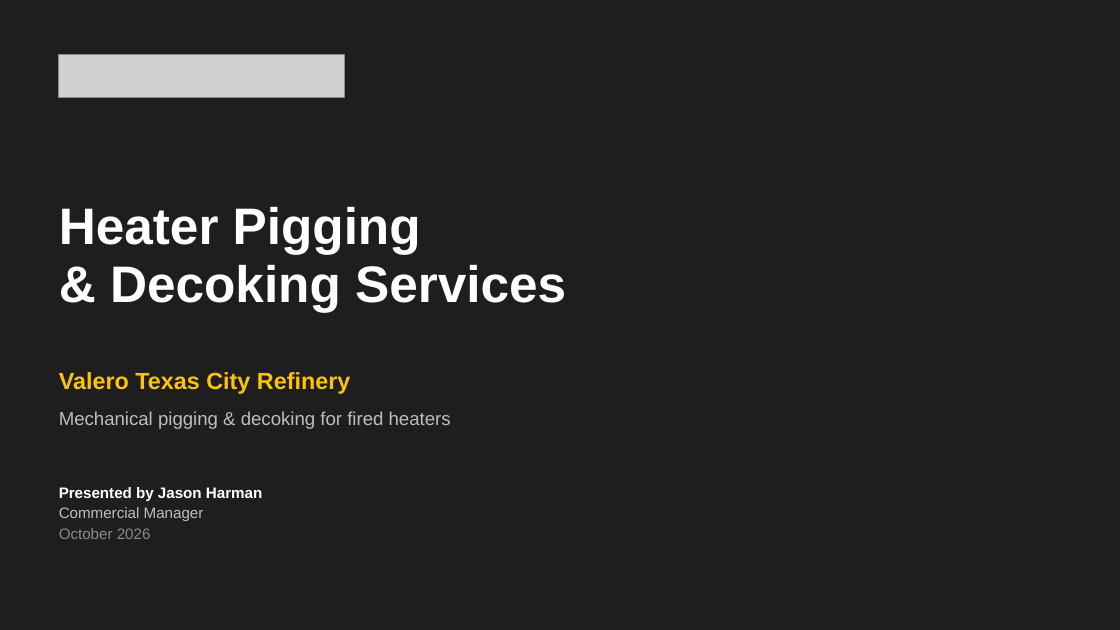
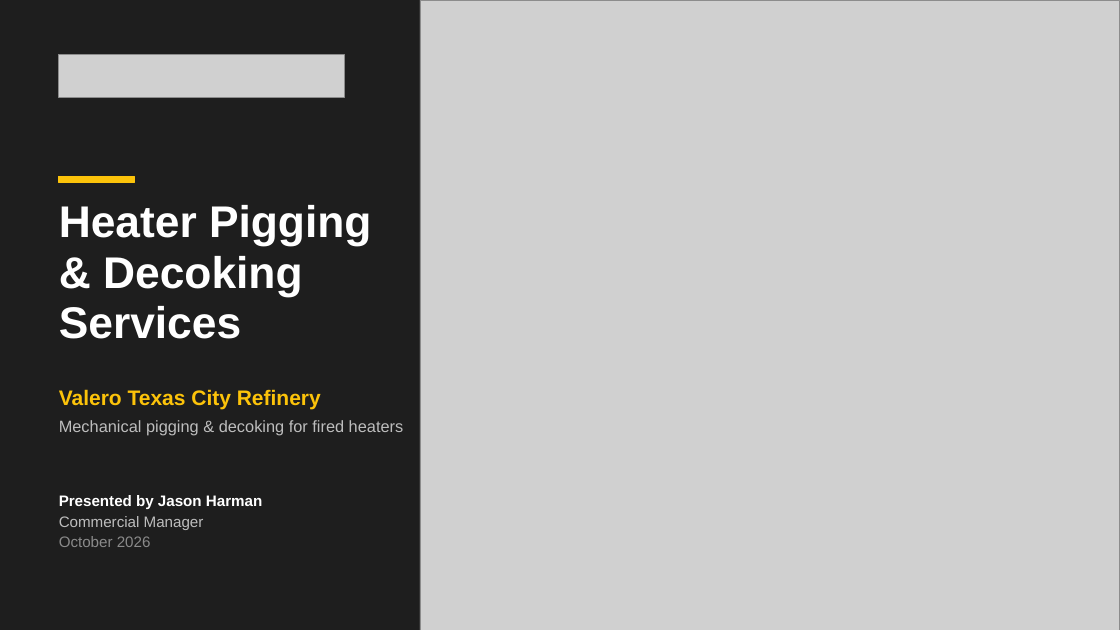
Before and after one commit to TheSkinz/obsidian-work, a slide deck: slide 1 of 02-facilities/Valero/Texas-City-TX/pigging-capabilities-presentation/Valero_TXC_Pigging_Capabilities.pptx. Drawn at 1120x630 pixels with LibreOffice and Linux fonts; fonts in the diff are those of the drawing; grey boxes stand for pictures; background and template pictures are left out. Boxes give left, top, right and bottom in pixels: in the first picture for what was removed or moved away, otherwise in the second. Text is boxed around its words. In the diff, an @@ line names an element or a change of style, - is before the commit and + after.

```diff
--- a/02-facilities/Valero/Texas-City-TX/pigging-capabilities-presentation/Valero_TXC_Pigging_Capabilities.pptx
+++ b/02-facilities/Valero/Texas-City-TX/pigging-capabilities-presentation/Valero_TXC_Pigging_Capabilities.pptx
@@ picture added at (420,0,1120,630) @@
@@ rectangle added at (59,176,134,182), fill #FCC30A, outline #FCC30A 1 pt @@
@@ text at (59,205,371,246): size 44 to 38 pt in "Heater Pigging" @@
@@ text at (59,256,303,339): text changed; size 44 to 38 pt @@
-& Decoking Services
+& Decoking
+Services
@@ text "Valero Texas City Refinery": place and size @@
-text "Valero Texas City Refinery" at (59,372,350,394)
+text "Valero Texas City Refinery" at (59,389,321,409)
@@ text "Valero Texas City Refinery" at (59,389,321,409): size 20 to 18 pt @@
@@ text "Mechanical pigging & decoking for ...": place and size @@
-text "Mechanical pigging & decoking for ..." at (59,411,451,429)
+text "Mechanical pigging & decoking for ..." at (59,420,404,435)
@@ text "Mechanical pigging & decoking for ..." at (59,420,404,435): size 16 to 14 pt; vertical alignment middle to top @@
@@ text "Presented by Jason Harman": place and size @@
-text "Presented by Jason Harman" at (59,487,262,539)
+text "Presented by Jason Harman" at (59,495,262,547)
```
Also in this commit, not shown: 3 other slides changed, 1 slide added, 1 slide removed, 16 other files.
